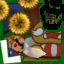
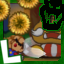
Layers edited between the first and the second 64×64 image:
added group "Spikey #1" with 6 layers above "_Border template L v4.png copy" over [5, 0, 31, 25]
moved "Spikey copy #1" into group "Spikey #1" over [15, 0, 30, 10]
moved "Spikey copy" into group "Spikey #1" over [5, 0, 11, 22]
moved "Spikey" into group "Spikey #1" over [8, 10, 31, 25]
added layer "Spikey Afterimage" in group "Spikey #1" over [5, 0, 31, 25]
